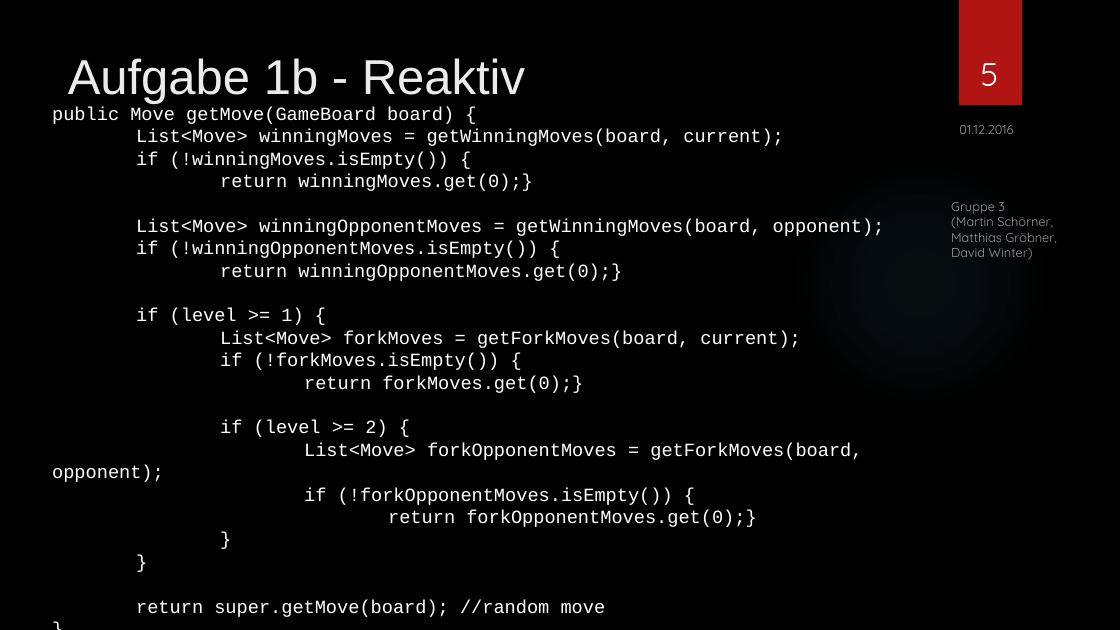
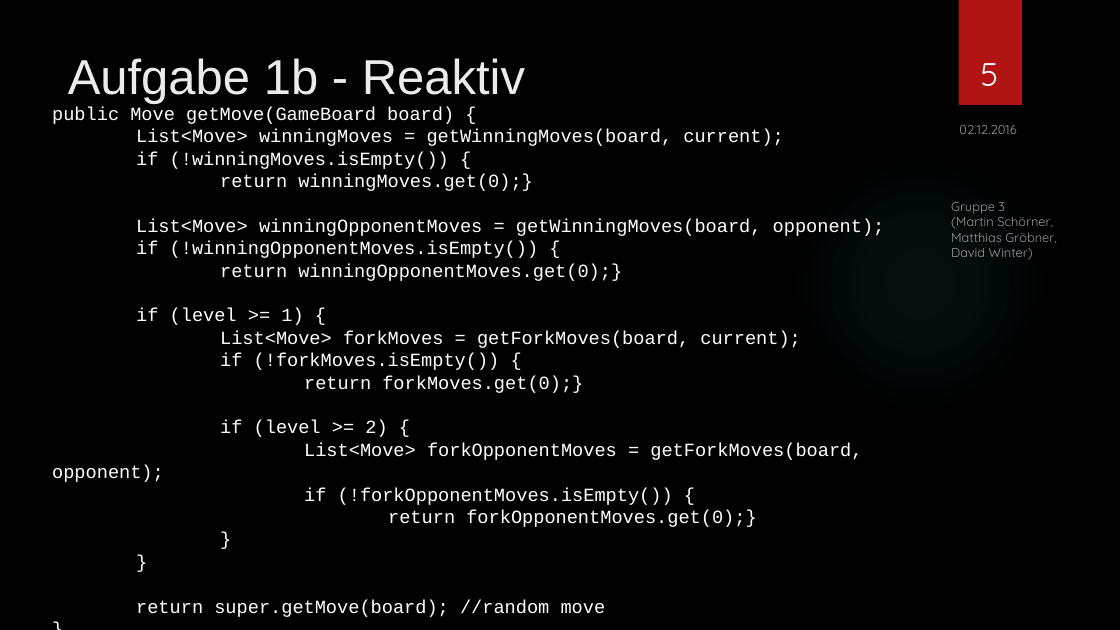
Before and after one commit to SOAS-Uni-Augsburg/ws16-17-group-03, a slide deck: slide 5 of Blatt-06/Präsentation.pptx. Drawn at 1120x630 pixels with LibreOffice and Linux fonts; fonts in the diff are those of the drawing; background and template pictures are left out. Boxes give left, top, right and bottom in pixels: in the first picture for what was removed or moved away, otherwise in the second. Text is boxed around its words. In the diff, an @@ line names an element or a change of style, - is before the commit and + after.

```diff
--- a/Blatt-06/Präsentation.pptx
+++ b/Blatt-06/Präsentation.pptx
@@ text at [959, 125, 1016, 134]: text changed @@
-01.12.2016
+02.12.2016
```
Also in this commit, not shown: 17 other slides changed, 2 other files.
